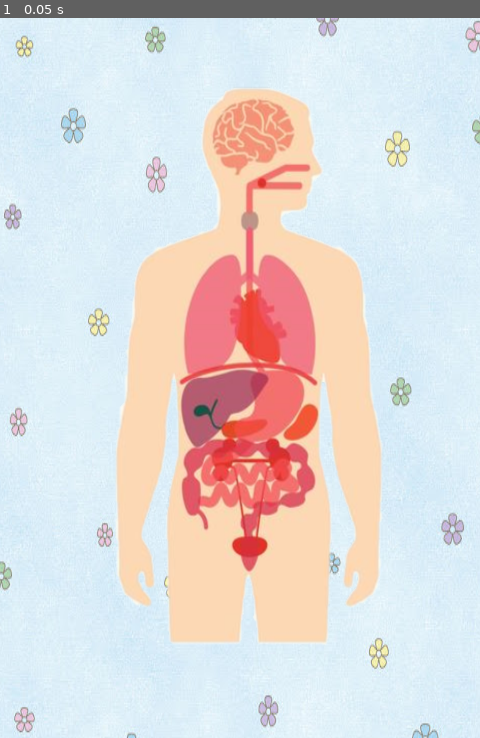
Above: before the commit, frame 1.
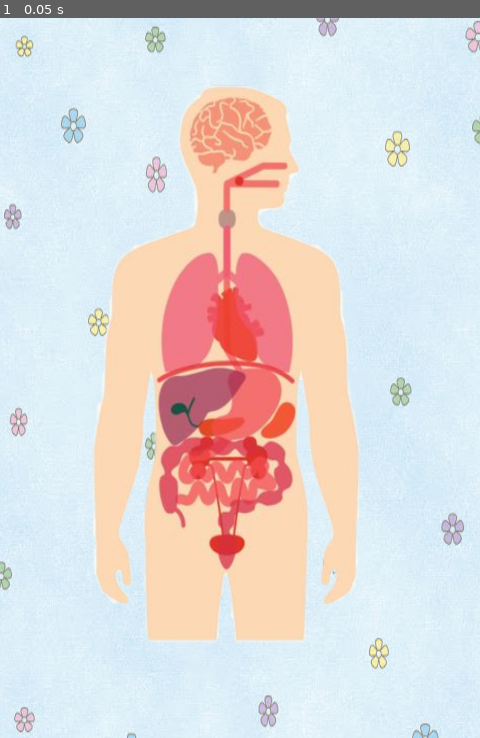
Above: after the commit, the same moment.

Repository: CristinaVinanzaca/vinculacion
Game: Godot game, scene res://escenas/niñaOrganos.tscn
Same seed, same stepped clock (60 frames per second), same inputs: the game is played once before the commit and once after it. This scene is started directly instead of the project's main scene.
Inputs:
- Up to frame 1 (0.05 s): no input

The runs differ from the first frame. In frame 1, 22% of the frame differs, in the area x 19-80%, y 9-87%.

Commit message:
menu de niña listo

Diff:
--- /dev/null
+++ b/vinculacionppp/escenas/niñaHuesos.gd
@@ -0,0 +1,32 @@
+extends Node2D
+onready var costillas = get_node("fondo/huesos/costillas")
+onready var columna= get_node("fondo/huesos/columna")
+onready var humero= get_node("fondo/huesos/humero")
+onready var humero2 = get_node("fondo/huesos/humero2")
+onready var craneo = get_node("fondo/huesos/craneo")
+onready var pelvis = get_node("fondo/huesos/pelvis")
+func _ready():
+	costillas.connect("pressed",self,"_costillas")
+	columna.connect("pressed",self,"_columna")
+	craneo.connect("pressed",self,"_craneo")
+	pelvis.connect("pressed",self,"_pelvis")
+	humero.connect("pressed",self,"_humero")
+	humero2.connect("pressed",self,"_humero")
+func _cargarAudio(var nombre):
+	var file="res://sound/Sistemaniña/esqueleto/"+nombre+".ogg"
+	print (file)
+	if File.new().file_exists(file):
+		var audio=load(file)
+		get_node("audios").set_stream(audio)
+		get_node("audios").play()
+
+func _costillas():
+	_cargarAudio("costillas")
+func _columna():
+	_cargarAudio("colunma vertebral")
+func _humero():
+	_cargarAudio("humero")
+func _craneo():
+	_cargarAudio("craneo")
+func _pelvis():
+	_cargarAudio("pelvis")
--- a/vinculacionppp/escenas/niñaHuesos.tscn
+++ b/vinculacionppp/escenas/niñaHuesos.tscn
@@ -1,9 +1,11 @@
-[gd_scene load_steps=3 format=2]
+[gd_scene load_steps=4 format=2]
 
 [ext_resource path="res://imagen/MenuSinFOndo/niñaEsqueleto.png" type="Texture" id=1]
 [ext_resource path="res://imagen/fondos/fonfo niña.jpg" type="Texture" id=2]
+[ext_resource path="res://escenas/niñaHuesos.gd" type="Script" id=3]
 
 [node name="Node2D" type="Node2D"]
+script = ExtResource( 3 )
 
 [node name="fondo" type="Sprite" parent="."]
 position = Vector2( 241, 370 )
@@ -14,3 +16,58 @@
 position = Vector2( 3.56763, 2.46841 )
 scale = Vector2( 1.03799, 0.843668 )
 texture = ExtResource( 1 )
+
+[node name="craneo" type="TextureButton" parent="fondo/huesos"]
+margin_left = -67.0
+margin_top = -250.0
+margin_right = 63.0
+margin_bottom = -78.0
+__meta__ = {
+"_edit_use_anchors_": false
+}
+
+[node name="costillas" type="TextureButton" parent="fondo/huesos"]
+margin_left = -48.3031
+margin_top = -60.0
+margin_right = 39.6969
+margin_bottom = 18.0
+__meta__ = {
+"_edit_use_anchors_": false
+}
+
+[node name="columna" type="TextureButton" parent="fondo/huesos"]
+margin_left = -18.0
+margin_top = -60.0
+margin_right = 22.0
+margin_bottom = 54.0
+__meta__ = {
+"_edit_use_anchors_": false
+}
+
+[node name="humero" type="TextureButton" parent="fondo/huesos"]
+margin_left = -88.3031
+margin_top = -43.0
+margin_right = -48.3031
+margin_bottom = -3.0
+__meta__ = {
+"_edit_use_anchors_": false
+}
+
+[node name="humero2" type="TextureButton" parent="fondo/huesos"]
+margin_left = 50.0
+margin_top = -43.0
+margin_right = 89.0
+__meta__ = {
+"_edit_use_anchors_": false
+}
+
+[node name="pelvis" type="TextureButton" parent="fondo/huesos"]
+margin_left = -56.0
+margin_top = 40.0
+margin_right = 50.0
+margin_bottom = 102.0
+__meta__ = {
+"_edit_use_anchors_": false
+}
+
+[node name="audios" type="AudioStreamPlayer" parent="."]
--- /dev/null
+++ b/vinculacionppp/escenas/niñaOrganos.gd
@@ -0,0 +1,34 @@
+extends Node2D
+onready var ano = get_node("fondo/org/ano")
+onready var estomago= get_node("fondo/org/estomago")
+onready var higado= get_node("fondo/org/higado")
+onready var grueso = get_node("fondo/org/igrueso")
+onready var delgado = get_node("fondo/org/idelgado")
+onready var traquea = get_node("fondo/org/traquea")
+func _ready():
+	ano.connect("pressed",self,"_ano")
+	estomago.connect("pressed",self,"_estomago")
+	higado.connect("pressed",self,"_higado")
+	grueso.connect("pressed",self,"_intestinog")
+	delgado.connect("pressed",self,"_iDel")
+	traquea.connect("pressed",self,"_traquea")
+func _cargarAudio(var nombre):
+	var file="res://sound/Sistemaniña/Sistema digestivo/"+nombre+".ogg"
+	print (file)
+	if File.new().file_exists(file):
+		var audio=load(file)
+		get_node("audios").set_stream(audio)
+		get_node("audios").play()
+
+func _ano():
+	_cargarAudio("ano")
+func _estomago():
+	_cargarAudio("estomago")
+func _higado():
+	_cargarAudio("higado")
+func _intestinog():
+	_cargarAudio("intestino grueso")
+func _iDel():
+	_cargarAudio("intestino delgado")
+func _traquea():
+	_cargarAudio("traquea")
--- a/vinculacionppp/escenas/niñaOrganos.tscn
+++ b/vinculacionppp/escenas/niñaOrganos.tscn
@@ -1,16 +1,70 @@
-[gd_scene load_steps=3 format=2]
+[gd_scene load_steps=4 format=2]
 
 [ext_resource path="res://imagen/MenuSinFOndo/irganos.png" type="Texture" id=1]
 [ext_resource path="res://imagen/fondos/fonfo niña.jpg" type="Texture" id=2]
+[ext_resource path="res://escenas/niñaOrganos.gd" type="Script" id=3]
 
 [node name="Node2D" type="Node2D"]
+script = ExtResource( 3 )
 
-[node name="Sprite" type="Sprite" parent="."]
+[node name="fondo" type="Sprite" parent="."]
 position = Vector2( 252, 377 )
 scale = Vector2( 1, 1.47266 )
 texture = ExtResource( 2 )
 
-[node name="Sprite" type="Sprite" parent="Sprite"]
-position = Vector2( 2.82843, -13.4444 )
+[node name="org" type="Sprite" parent="fondo"]
+position = Vector2( -19.8246, -14.7262 )
 scale = Vector2( 1, 0.761165 )
 texture = ExtResource( 1 )
+
+[node name="estomago" type="TextureButton" parent="fondo/org"]
+margin_right = 40.0
+margin_bottom = 60.0
+__meta__ = {
+"_edit_use_anchors_": false
+}
+
+[node name="ano" type="TextureButton" parent="fondo/org"]
+margin_left = -32.0
+margin_top = 163.0
+margin_right = 17.0
+margin_bottom = 178.0
+__meta__ = {
+"_edit_use_anchors_": false
+}
+
+[node name="higado" type="TextureButton" parent="fondo/org"]
+margin_left = -73.0
+margin_bottom = 60.0
+__meta__ = {
+"_edit_use_anchors_": false
+}
+
+[node name="igrueso" type="TextureButton" parent="fondo/org"]
+margin_left = -73.0
+margin_top = 60.0
+margin_right = 59.0
+margin_bottom = 139.0
+__meta__ = {
+"_edit_use_anchors_": false
+}
+
+[node name="idelgado" type="TextureButton" parent="fondo/org"]
+margin_left = -51.0
+margin_top = 70.0
+margin_right = 40.0
+margin_bottom = 116.0
+__meta__ = {
+"_edit_use_anchors_": false
+}
+
+[node name="traquea" type="TextureButton" parent="fondo/org"]
+margin_left = -17.0
+margin_top = -165.0
+margin_right = 9.0
+margin_bottom = -83.0
+__meta__ = {
+"_edit_use_anchors_": false
+}
+
+[node name="audios" type="AudioStreamPlayer" parent="."]
--- /dev/null
+++ b/vinculacionppp/escenas/niñacabeza.gd
@@ -0,0 +1,38 @@
+extends Node2D
+onready var frente = get_node("fondo/cabeza/frente")
+onready var cejas = get_node("fondo/cabeza/cejas")
+onready var ojos= get_node("fondo/cabeza/ojos")
+onready var nariz = get_node("fondo/cabeza/nariz")
+onready var mejillas = get_node("fondo/cabeza/mejillas2")
+onready var cabello = get_node("fondo/cabeza/cabello")
+onready var boca = get_node("fondo/cabeza/boca")
+func _ready():
+	frente.connect("pressed",self,"_frente1")
+	cejas.connect("pressed",self,"_cejas1")
+	ojos.connect("pressed",self,"_ojos1")
+	nariz.connect("pressed",self,"_nariz1")
+	mejillas.connect("pressed",self,"_mejillas1")
+	cabello.connect("pressed",self,"_cabello")
+	boca.connect("pressed",self,"_boca1")
+func _cargarAudio(var nombre):
+	var file="res://sound/Sistemaniña/partes de la cara/"+nombre+".ogg"
+	print (file)
+	if File.new().file_exists(file):
+		var audio=load(file)
+		get_node("audios").set_stream(audio)
+		get_node("audios").play()
+
+func _frente1():
+	_cargarAudio("frente")
+func _cejas1():
+	_cargarAudio("cejas")
+func _ojos1():
+	_cargarAudio("ojos")
+func _nariz1():
+	_cargarAudio("nariz")
+func _mejillas1():
+	_cargarAudio("mejillas")
+func _boca1():
+	_cargarAudio("boca")
+func _cabello():
+	_cargarAudio("cabello")
--- a/vinculacionppp/escenas/niñacabeza.tscn
+++ b/vinculacionppp/escenas/niñacabeza.tscn
@@ -1,9 +1,11 @@
-[gd_scene load_steps=3 format=2]
+[gd_scene load_steps=4 format=2]
 
 [ext_resource path="res://imagen/MenuSinFOndo/cuerpo (2).png" type="Texture" id=1]
 [ext_resource path="res://imagen/fondos/fonfo niña.jpg" type="Texture" id=2]
+[ext_resource path="res://escenas/niñacabeza.gd" type="Script" id=3]
 
 [node name="Node2D" type="Node2D"]
+script = ExtResource( 3 )
 
 [node name="fondo" type="Sprite" parent="."]
 position = Vector2( 240, 347.998 )
@@ -14,3 +16,67 @@
 position = Vector2( -2.37841, -7.06164 )
 scale = Vector2( 1.05976, 0.939644 )
 texture = ExtResource( 1 )
+
+[node name="cabello" type="TextureButton" parent="fondo/cabeza"]
+margin_left = -123.0
+margin_top = -115.0
+margin_right = 132.0
+margin_bottom = 120.0
+__meta__ = {
+"_edit_use_anchors_": false
+}
+
+[node name="frente" type="TextureButton" parent="fondo/cabeza"]
+margin_left = -87.0
+margin_top = -27.0
+margin_right = 80.0
+margin_bottom = 11.0
+__meta__ = {
+"_edit_use_anchors_": false
+}
+
+[node name="cejas" type="TextureButton" parent="fondo/cabeza"]
+margin_left = -78.0
+margin_top = 10.7489
+margin_right = 66.0
+margin_bottom = 28.7489
+__meta__ = {
+"_edit_use_anchors_": false
+}
+
+[node name="ojos" type="TextureButton" parent="fondo/cabeza"]
+margin_left = -61.0
+margin_top = 32.0
+margin_right = 55.0
+margin_bottom = 60.0
+__meta__ = {
+"_edit_use_anchors_": false
+}
+
+[node name="mejillas2" type="TextureButton" parent="fondo/cabeza"]
+margin_left = -78.0
+margin_top = 66.0
+margin_right = 66.0
+margin_bottom = 85.0
+__meta__ = {
+"_edit_use_anchors_": false
+}
+
+[node name="nariz" type="TextureButton" parent="fondo/cabeza"]
+margin_left = -29.0
+margin_top = 44.0
+margin_bottom = 79.0
+__meta__ = {
+"_edit_use_anchors_": false
+}
+
+[node name="boca" type="TextureButton" parent="fondo/cabeza"]
+margin_left = -47.0
+margin_top = 85.0
+margin_right = 31.0
+margin_bottom = 120.0
+__meta__ = {
+"_edit_use_anchors_": false
+}
+
+[node name="audios" type="AudioStreamPlayer" parent="."]
Not shown, added: vinculacionppp/sound/Sistemaniña/Sistema digestivo/ano.ogg.import
Not shown, added: vinculacionppp/sound/Sistemaniña/Sistema digestivo/estomago.ogg.import
Not shown, added: vinculacionppp/sound/Sistemaniña/Sistema digestivo/higado.ogg.import
Not shown, added: vinculacionppp/sound/Sistemaniña/Sistema digestivo/intestino delgado.ogg.import
Not shown, added: vinculacionppp/sound/Sistemaniña/Sistema digestivo/intestino grueso.ogg.import
Not shown, added: vinculacionppp/sound/Sistemaniña/Sistema digestivo/traquea.ogg.import
Not shown, added: vinculacionppp/sound/Sistemaniña/esqueleto/colunma vertebral.ogg.import
Not shown, added: vinculacionppp/sound/Sistemaniña/esqueleto/costillas.ogg.import
Not shown, added: vinculacionppp/sound/Sistemaniña/esqueleto/craneo.ogg.import
Binary file added: vinculacionppp/sound/Sistemaniña/esqueleto/hqdefault.jpg
Not shown, added: vinculacionppp/sound/Sistemaniña/esqueleto/hqdefault.jpg.import
Not shown, added: vinculacionppp/sound/Sistemaniña/esqueleto/humero.ogg.import
(and 28 more such lines)
